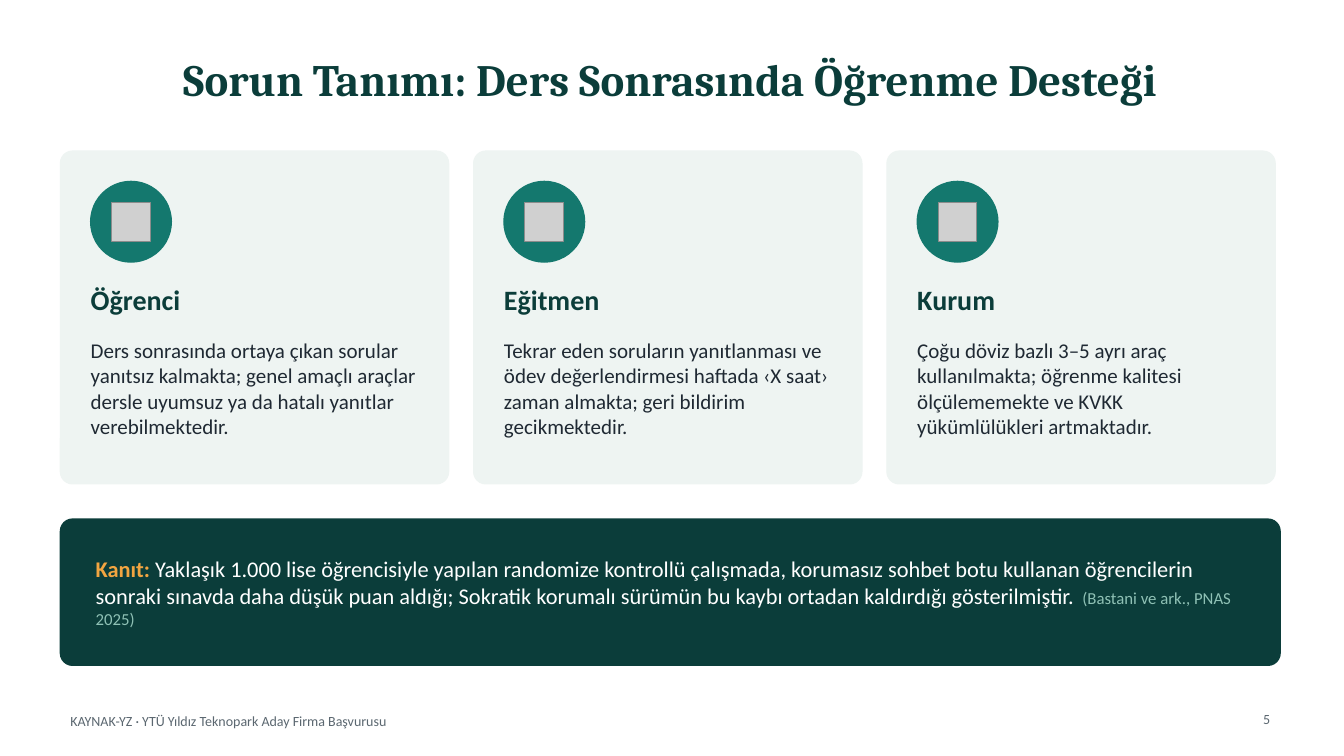
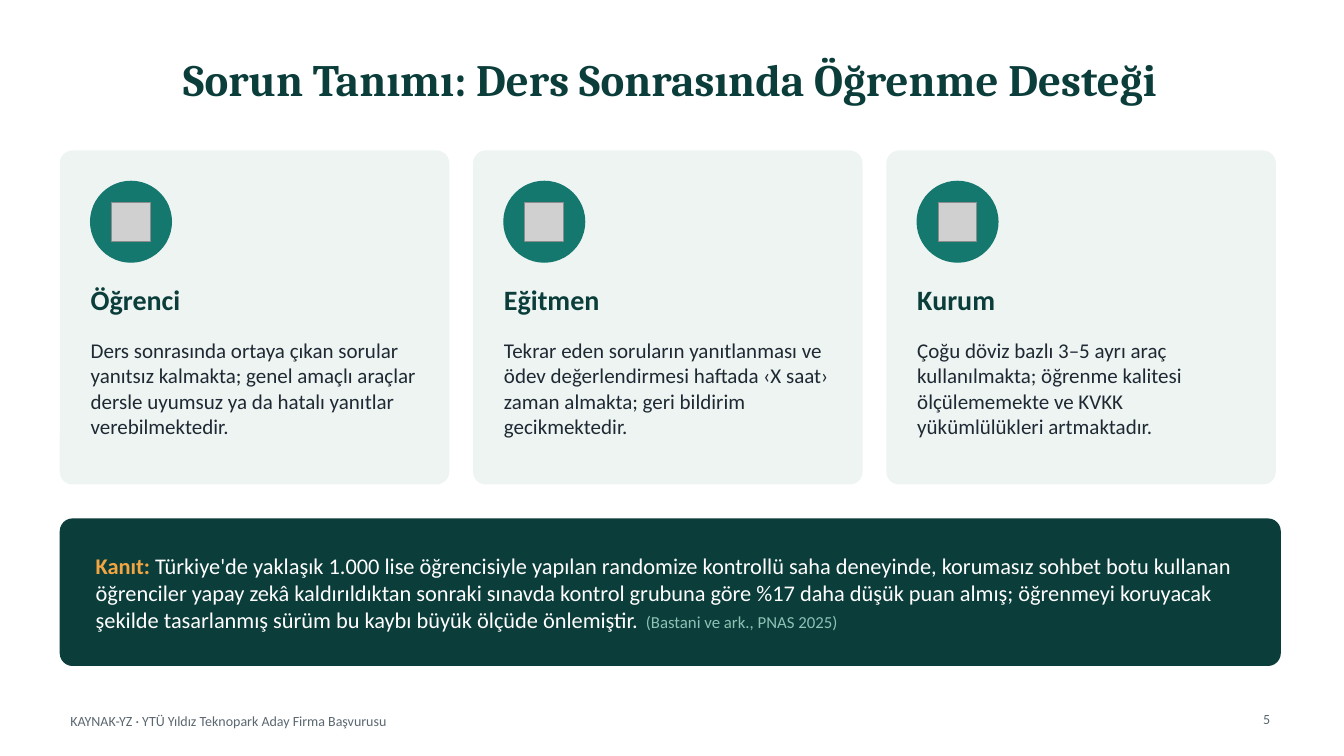
Before and after one commit to adecust/yildiz-teknopark-basvuru, a slide deck: slide 5 of teslim/KAYNAK-YZ_Firma_Proje_Sunumu.pptx. Drawn at 1344x756 pixels with LibreOffice and Linux fonts; fonts in the diff are those of the drawing; grey boxes stand for pictures. Boxes give left, top, right and bottom in pixels: in the first picture for what was removed or moved away, otherwise in the second. Text is boxed around its words. In the diff, an @@ line names an element or a change of style, - is before the commit and + after.

Commit message:
Araştırma doğrulaması ve kavram kanıtı: Ar-Ge çekirdeği gerçek ders içeriğinde ölçüldü
- prototip/: yerel ve açık modellerle (Cosmos T1, turkish-e5-large, bge-m3,
  bge-reranker-v2-m3, mDeBERTa NLI) erişim, cevaplanabilirlik kapısı,
  uçtan uca cevap/ret ve sızıntı deneyleri; ders verisi lisans nedeniyle repoda değil
- Sonuçlar: Recall@5 %100 (83 soru); kapı ile kaynak dışı doğru ret %74 -> %98,
  uydurma 12 -> 1; deterministik tarayıcı ile sızıntı %67,5 -> %2,5.
  Olumsuz bulgu: hazır çok dilli NLI ile Türkçe iddia doğrulama başarısız (AR-904)
- docs/07: dış iddiaların birincil kaynaklardan doğrulanması ve PoC raporu
- Belgeler: KVKK 2026 tutarları, Bastani ve ark. (Türkiye'de yapılmış RKÇ),
  Google 2026 rakip bilgisi, TÜBİTAK 1507 takvimi, KOBİ tanımı, AB YZ Yasası tarihi
- Tutarsızlıklar: eski görev kimlikleri, teknoloji kararı kesinleşme satırları,
  MinIO/AGPL çelişkisi, Faz 2 başvuru tarihi (KT-6) birleştirildi
- Sunum 20 slayta çıktı (13: kavram kanıtı); özete kavram kanıtı bölümü eklendi

```diff
--- a/teslim/KAYNAK-YZ_Firma_Proje_Sunumu.pptx
+++ b/teslim/KAYNAK-YZ_Firma_Proje_Sunumu.pptx
@@ text at box(96, 558, 1231, 632): text changed @@
-Kanıt: Yaklaşık 1.000 lise öğrencisiyle yapılan randomize kontrollü çalışmada, korumasız sohbet botu kullanan öğrencilerin sonraki sınavda daha düşük puan aldığı; Sokratik korumalı sürümün bu kaybı ortadan kaldırdığı gösterilmiştir. (Bastani ve ark., PNAS 2025)
+Kanıt: Türkiye'de yaklaşık 1.000 lise öğrencisiyle yapılan randomize kontrollü saha deneyinde, korumasız sohbet botu kullanan öğrenciler yapay zekâ kaldırıldıktan sonraki sınavda kontrol grubuna göre %17 daha düşük puan almış; öğrenmeyi koruyacak şekilde tasarlanmış sürüm bu kaybı büyük ölçüde önlemiştir. (Bastani ve ark., PNAS 2025)
```
Also in this commit, not shown: 3 other slides changed, 1 slide added, 33 other files.
